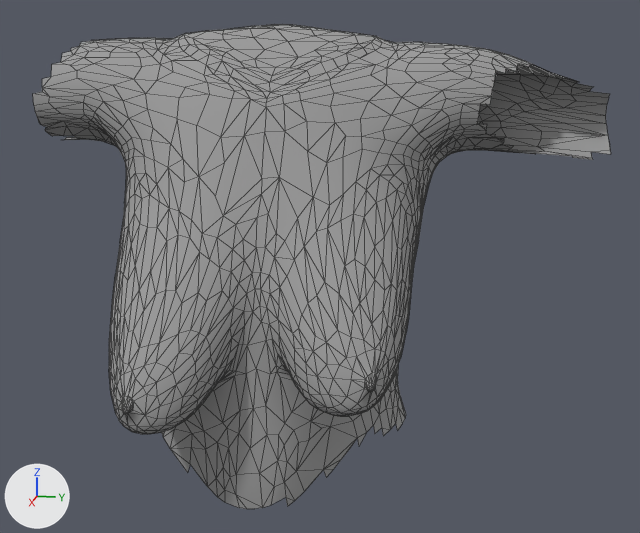
The OBJ model app/static/OBJfile/ex_boobs.obj, before and after one commit.
Rendered twice from a camera (50 mm lens) standing at (5.84, 1.56, 1.78) and looking at (-0.04, 0.38, 0.3). Arrows for +X, +Y and +Z are at lower left; the lights stay in place. Mesh edges are drawn as thin lines. Where no turn or scale is listed for an object, it has been applied to the vertices.
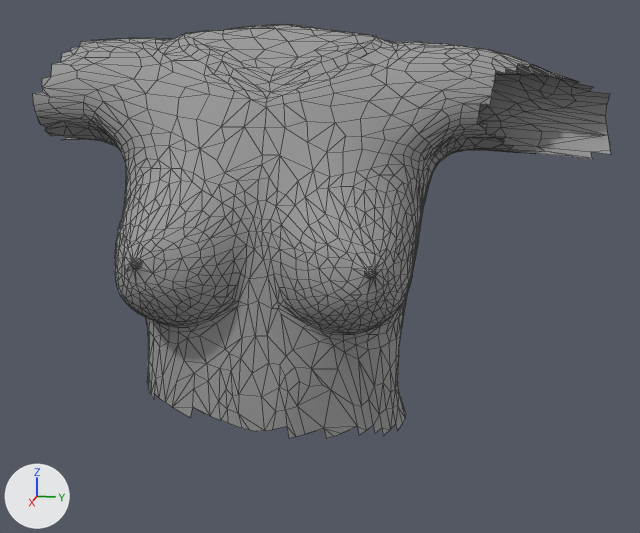
Diff of the bpy script that builds the scene:
```diff
--- a/app/static/OBJfile/ex_boobs.obj.py
+++ b/app/static/OBJfile/ex_boobs.obj.py
@@ me_default @@
 # used by ob_default; location = (0.0, 0.0, 0.0)
-me_default.from_pydata(...)  # 1989 vertices, 3144 faces, 5 loose edges; spans x -1.17..1.09, y -1.79..2.35, z -1.23..1.95
+me_default.from_pydata(...)  # 1989 vertices, 3144 faces, 5 loose edges; spans x -1.17..0.67, y -1.79..2.35, z -0.98..1.95
+# me_default part 1: 677 of the vertices in x 0.06..1.09, y -1.01..1.04, z -1.23..1.31 are multiplied about their middle by the matrix ((0.601, 0.0, 0.0), (-0.07, 1.0, 0.0), (0.798, 0.0, 1.0)), then moved by (-0.21, -0.04, 0.42)
 me_default.materials.append(mat_toria)
```

What differs and where, as boxes (x1, y1, x2, y2) in the pictures (640 x 533 px; the box of a moved part takes in the faces that stretch with it):
'Default', reshaped (14% shorter)
    before: (33, 24, 611, 509)
    after: (33, 24, 611, 439)
part 1 of me_default, moved or reshaped
    before: (109, 96, 415, 509)
    after: (115, 96, 415, 439)
